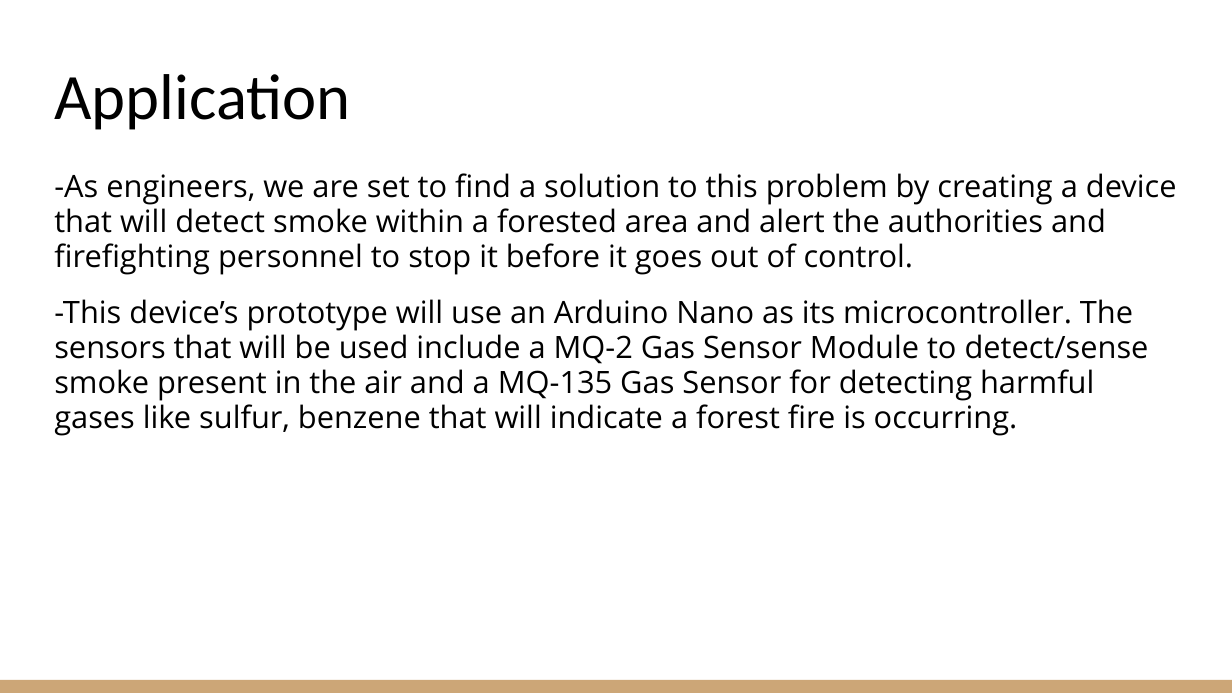
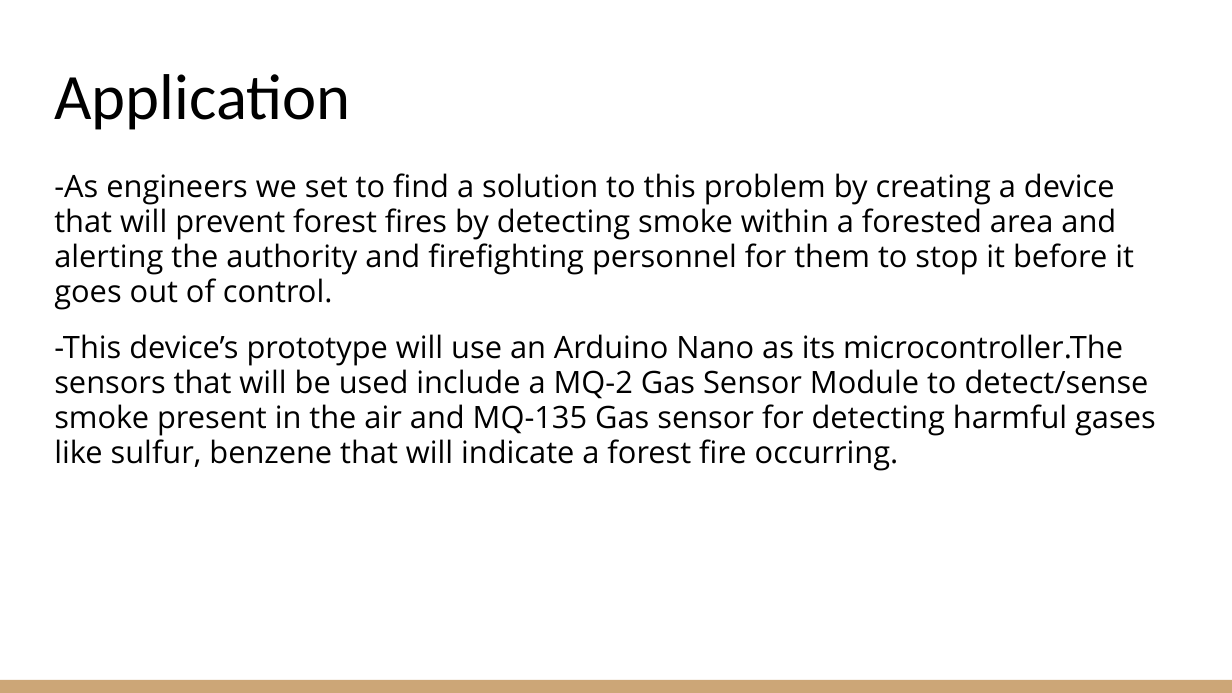
Before and after one commit to samkamau81/Fire-Detection-and-Alert-System-, a slide deck: slide 6 of Forest-Fire Alert and Detection System.pptx. Drawn at 1232x693 pixels with LibreOffice and Linux fonts; fonts in the diff are those of the drawing. Boxes give left, top, right and bottom in pixels: in the first picture for what was removed or moved away, otherwise in the second. Text is boxed around its words. In the diff, an @@ line names an element or a change of style, - is before the commit and + after.

```diff
--- a/Forest-Fire Alert and Detection System.pptx
+++ b/Forest-Fire Alert and Detection System.pptx
@@ text at (54,173,1156,471): text changed @@
--As engineers, we are set to find a solution to this problem by creating a device that will detect smoke within a forested area and alert the authorities and firefighting personnel to stop it before it goes out of control.
--This device’s prototype will use an Arduino Nano as its microcontroller. The sensors that will be used include a MQ-2 Gas Sensor Module to detect/sense smoke present in the air and a MQ-135 Gas Sensor for detecting harmful gases like sulfur, benzene that will indicate a forest fire is occurring.
+-As engineers we set to find a solution to this problem by creating a device that will prevent forest fires by detecting smoke within a forested area and alerting the authority and firefighting personnel for them to stop it before it goes out of control.
+-This device’s prototype will use an Arduino Nano as its microcontroller.The sensors that will be used include a MQ-2 Gas Sensor Module to detect/sense smoke present in the air and MQ-135 Gas sensor for detecting harmful gases like sulfur, benzene that will indicate a forest fire occurring.
```
Also in this commit, not shown: 3 other slides changed, 1 slide added, 1 slide removed, 1 other file.
